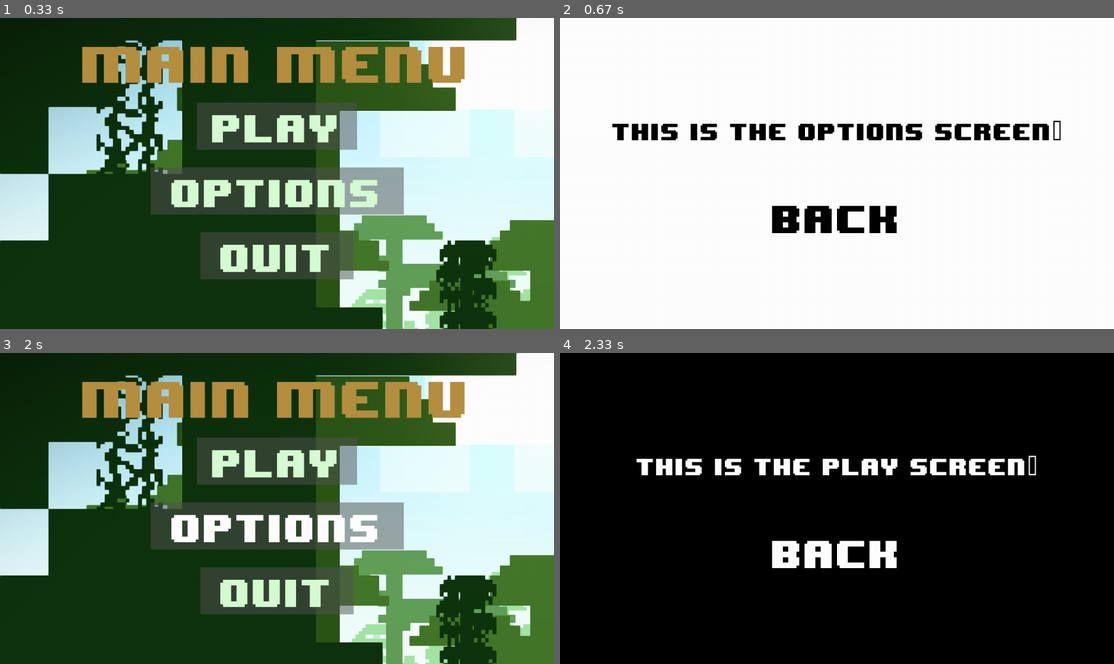
Above: before the commit, frames 1-4 (two rows, left to right).
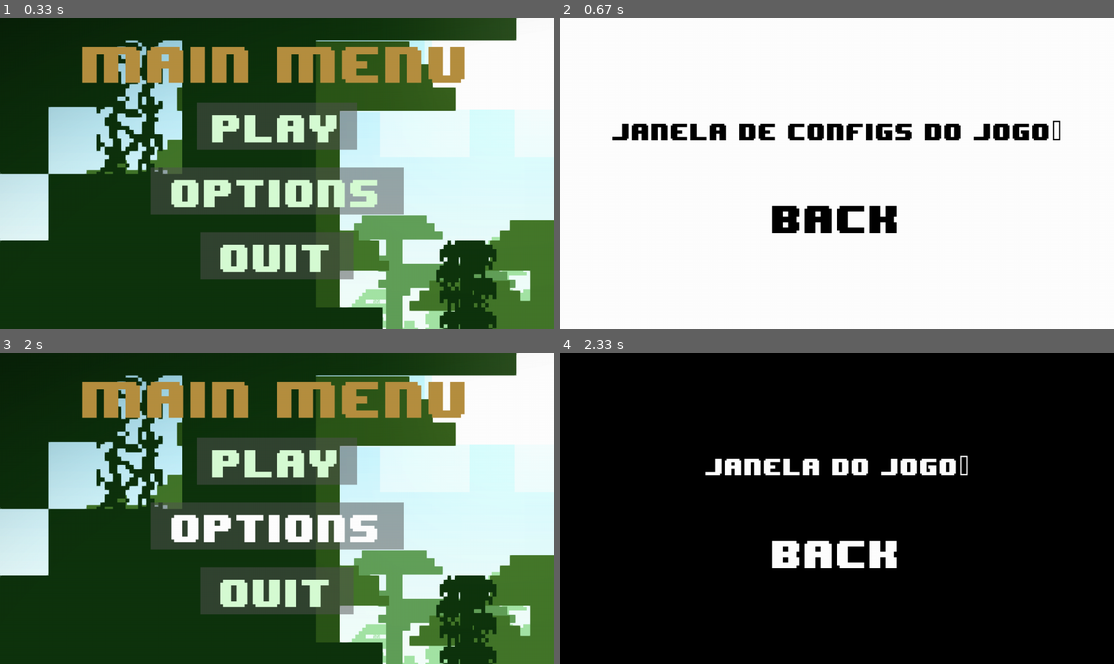
Above: after the commit, the same moments.

Repository: DanimarCosta/Pygame
Game: pygame game, started from main.py
Two runs of this game, one before a commit and one after it. Both use one fixed random seed, a clock stepped at 60 frames per second and the inputs below.
Inputs (mouse positions are in pixels of both pictures, inside the frame that each line leads up to):
- Up to frame 1 (0.33 s): no input
- Up to frame 2 (0.67 s): click (837, 173) at 0.38 s
- Up to frame 3 (2 s): click (343, 536) at 1.72 s
- Up to frame 4 (2.33 s): click "PLAY" at 2.05 s

Frame 1 is identical in both runs. In frame 2, 2.1% of the frame differs, in the area x 9-91%, y 33-40%; in frame 3, nothing differs; in frame 4, 2.2%, in the area x 13-86%, y 33-40%.

Commit message:
Estrutura lógica
Correções na estrutura lógica do menu do jogo, ficando mais intuitivo e respondível.

Diff:
--- a/main.py
+++ b/main.py
@@ -1,14 +1,19 @@
 import pygame, sys
 from button import Button
+import tkinter as tk
+
+# Pega as dimenções da tela
+janela_tk = tk.Tk()
+largura_janela, altura_janela = (janela_tk.winfo_screenwidth()), (janela_tk.winfo_screenheight())
 
 pygame.init()
 
-SCREEN = pygame.display.set_mode((1280, 720))
+SCREEN = pygame.display.set_mode((1280, 720), pygame.RESIZABLE)
 pygame.display.set_caption("Menu")
 
 BG = pygame.image.load("background.jpg")
 
-def get_font(size): # Returns Press-Start-2P in the desired size
+def get_font(size):
     return pygame.font.Font("assets/8-BIT WONDER.TTF", size)
 
 def play():
@@ -17,7 +22,7 @@
 
         SCREEN.fill("black")
 
-        PLAY_TEXT = get_font(45).render("This is the PLAY screen.", True, "White")
+        PLAY_TEXT = get_font(45).render("janela do Jogo.", True, "White")
         PLAY_RECT = PLAY_TEXT.get_rect(center=(640, 260))
         SCREEN.blit(PLAY_TEXT, PLAY_RECT)
 
@@ -43,7 +48,7 @@
 
         SCREEN.fill("white")
 
-        OPTIONS_TEXT = get_font(45).render("This is the OPTIONS screen.", True, "Black")
+        OPTIONS_TEXT = get_font(45).render("Janela de configs do Jogo.", True, "Black")
         OPTIONS_RECT = OPTIONS_TEXT.get_rect(center=(640, 260))
         SCREEN.blit(OPTIONS_TEXT, OPTIONS_RECT)
 
Not shown, added: assets/lofi.mp3
